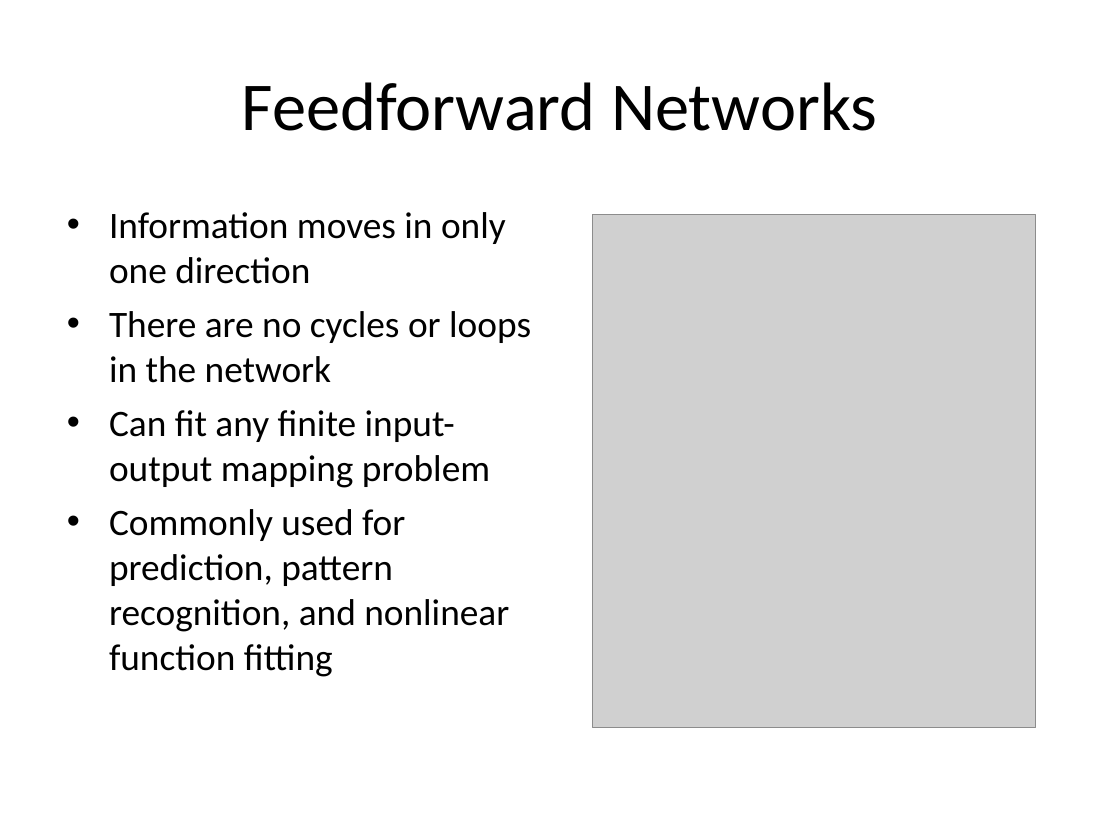
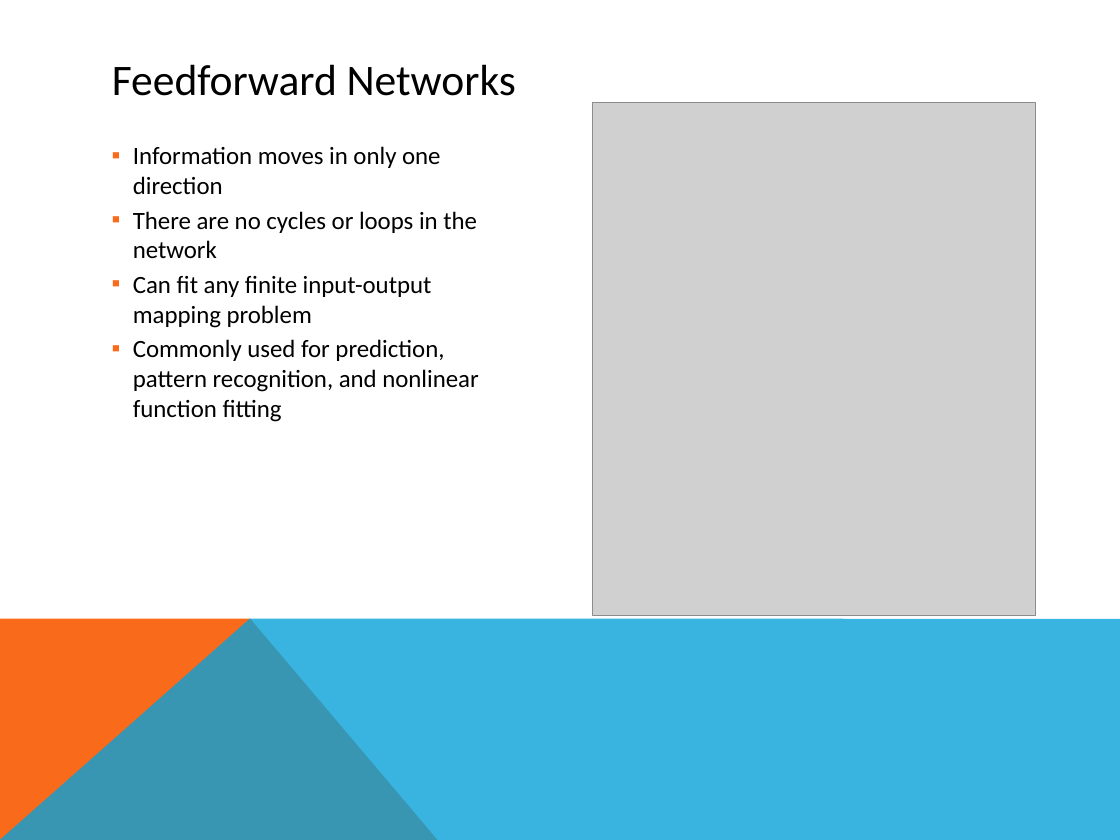
Before and after one commit to mazzas/School, a slide deck: slide 11 of SE4910/Project/Neural Network Toolbox.ppt. Drawn at 1120x840 pixels with LibreOffice and Linux fonts; fonts in the diff are those of the drawing; grey boxes stand for pictures. Boxes give left, top, right and bottom in pixels: in the first picture for what was removed or moved away, otherwise in the second. Text is boxed around its words. In the diff, an @@ line names an element or a change of style, - is before the commit and + after.

```diff
--- a/SE4910/Project/Neural Network Toolbox.ppt
+++ b/SE4910/Project/Neural Network Toolbox.ppt
@@ title "Feedforward Networks": place and size @@
-title "Feedforward Networks" at box(242, 82, 877, 131)
+title "Feedforward Networks" at box(112, 64, 516, 96)
@@ title "Feedforward Networks" at box(112, 64, 516, 96): size 44 to 28 pt; alignment centre to left @@
@@ picture: place and size @@
-picture at box(592, 215, 1036, 728)
+picture at box(592, 103, 1036, 616)
@@ text "Information moves in only one ...": place and size @@
-text "Information moves in only one ..." at box(109, 212, 531, 677)
+text "Information moves in only one ..." at box(133, 146, 478, 422)
@@ text "Information moves in only one ..." at box(133, 146, 478, 422): size 24 to 16 pt; bullet • to ▪; list level 1 to 2 in "Information moves in only one ..."; bullet colour #000000 to #F96A1B; list level 1 to 2 in "There are no cycles or ..."; list level 1 to 2 in "Can fit any finite input-output ..."; list level 1 to 2 in "Commonly used for prediction, pattern ..." @@
@@ freeform shape added at box(0, 618, 438, 840), fill #F96A1B @@
@@ freeform shape added at box(0, 618, 1120, 840), fill #08A1D9 at 80% opacity @@
```
Also in this commit, not shown: 19 other slides changed, 10 slides added, 3 slides removed.
